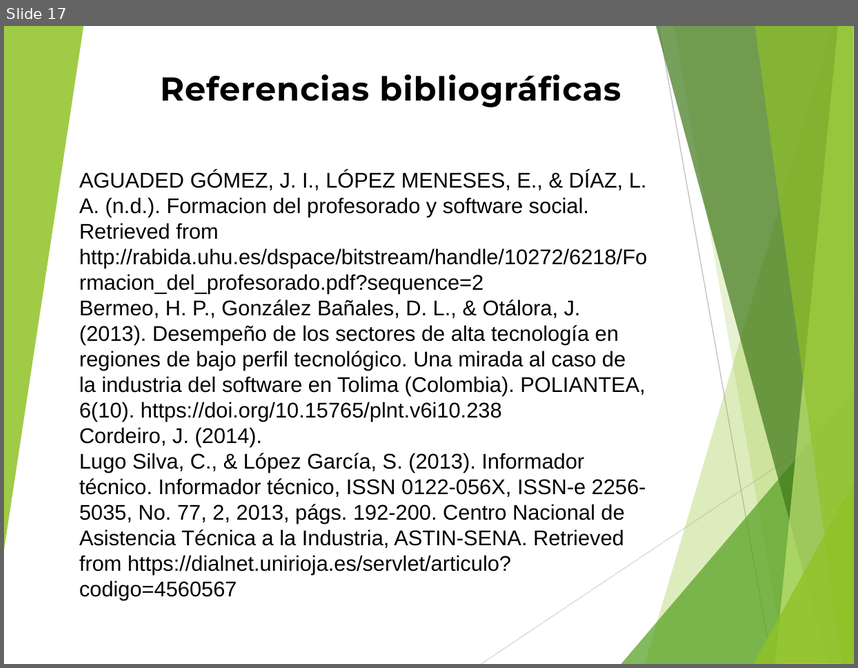
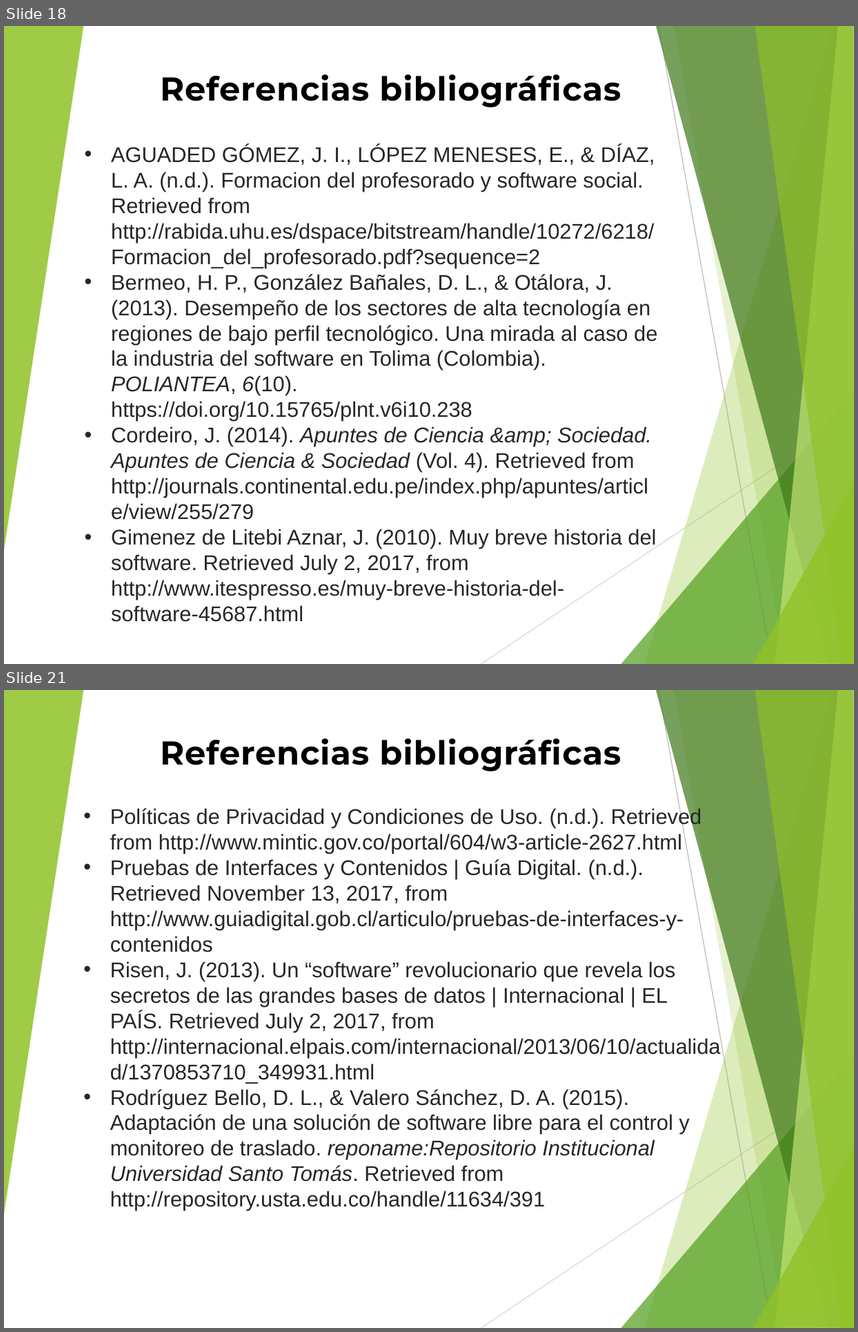
Before and after one commit to andy645jh/ProyectoGrado, a slide deck: extras/docs/rdc_presentacion.pptx. Shown one above the other, each under a label of ours: slide 17 before the commit, slides 18 and 21 after it; the slides between them are not shown. The pictures are 858x668 and 858x1332 pixels, drawn with LibreOffice and Linux fonts; fonts in the diff are those of the drawing. Boxes give left, top, right and bottom in pixels: in the first picture for what was removed or moved away, otherwise in the second. Text is boxed around its words. In the diff, an @@ line names an element or a change of style, - is before the commit and + after.

Commit message:
listo las diapositivas para revision

```diff
--- a/extras/docs/rdc_presentacion.pptx
+++ b/extras/docs/rdc_presentacion.pptx
@@ slide 21 added at (4,690,854,1328), background #FFFFFF; not listed: 10 template elements that a slide beside it also shows @@
@@ text added at (160,738,621,771), 28 pt, text #000000, bold @@
+Referencias bibliográficas
@@ text added at (110,807,721,1210), 18 pt, text #262626 @@
+• Políticas de Privacidad y Condiciones de Uso. (n.d.). Retrieved from http://www.mintic.gov.co/portal/604/w3-article-2627.html
+• Pruebas de Interfaces y Contenidos | Guía Digital. (n.d.). Retrieved November 13, 2017, from http://www.guiadigital.gob.cl/articulo/pruebas-de-interfaces-y-contenidos
+• Risen, J. (2013). Un “software” revolucionario que revela los secretos de las grandes bases de datos | Internacional | EL PAÍS. Retrieved July 2, 2017, from http://internacional.elpais.com/internacional/2013/06/10/actualidad/1370853710_349931.html
+• Rodríguez Bello, D. L., & Valero Sánchez, D. A. (2015). Adaptación de una solución de software libre para el control y monitoreo de traslado. reponame:Repositorio Institucional Universidad Santo Tomás. Retrieved from http://repository.usta.edu.co/handle/11634/391
@@ what was slide 17 is now slide 18 @@
@@ slide 18 changed as well @@
@@ text "AGUADED GÓMEZ, J. I., LÓPEZ ...": place and size @@
-text "AGUADED GÓMEZ, J. I., LÓPEZ ..." at (79,171,647,599)
+text "AGUADED GÓMEZ, J. I., LÓPEZ ..." at (111,145,657,621)
@@ text at (111,145,657,421): text colour #000000 to #262626 in "AGUADED GÓMEZ, J. I., LÓPEZ MENESES, E., ...", "Bermeo, H. P., González Bañales, D. L., ..."; italic on in "POLIANTEA, 6(10)."; bullet none to • @@
@@ text at (111,426,656,621): text changed; text colour #000000 to #262626 @@
-Cordeiro, J. (2014).
-Lugo Silva, C., & López García, S. (2013). Informador técnico. Informador técnico, ISSN 0122-056X, ISSN-e 2256-5035, No. 77, 2, 2013, págs. 192-200. Centro Nacional de Asistencia Técnica a la Industria, ASTIN-SENA. Retrieved from https://dialnet.unirioja.es/servlet/articulo?codigo=4560567
+• Cordeiro, J. (2014). Apuntes de Ciencia &amp; Sociedad. Apuntes de Ciencia & Sociedad (Vol. 4). Retrieved from http://journals.continental.edu.pe/index.php/apuntes/article/view/255/279
+• Gimenez de Litebi Aznar, J. (2010). Muy breve historia del software. Retrieved July 2, 2017, from http://www.itespresso.es/muy-breve-historia-del-software-45687.html
```
Also in this commit, not shown: 11 other slides changed, 9 other slides added, 6 slides removed.
